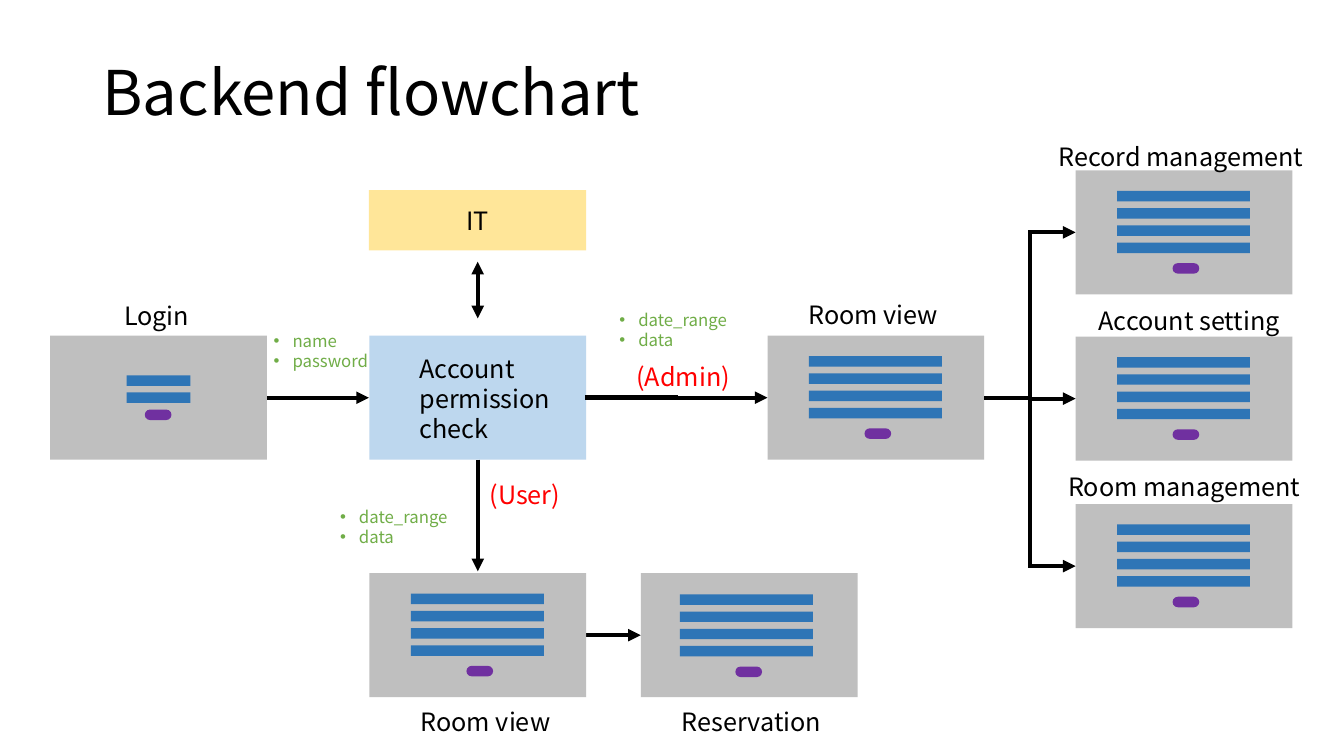
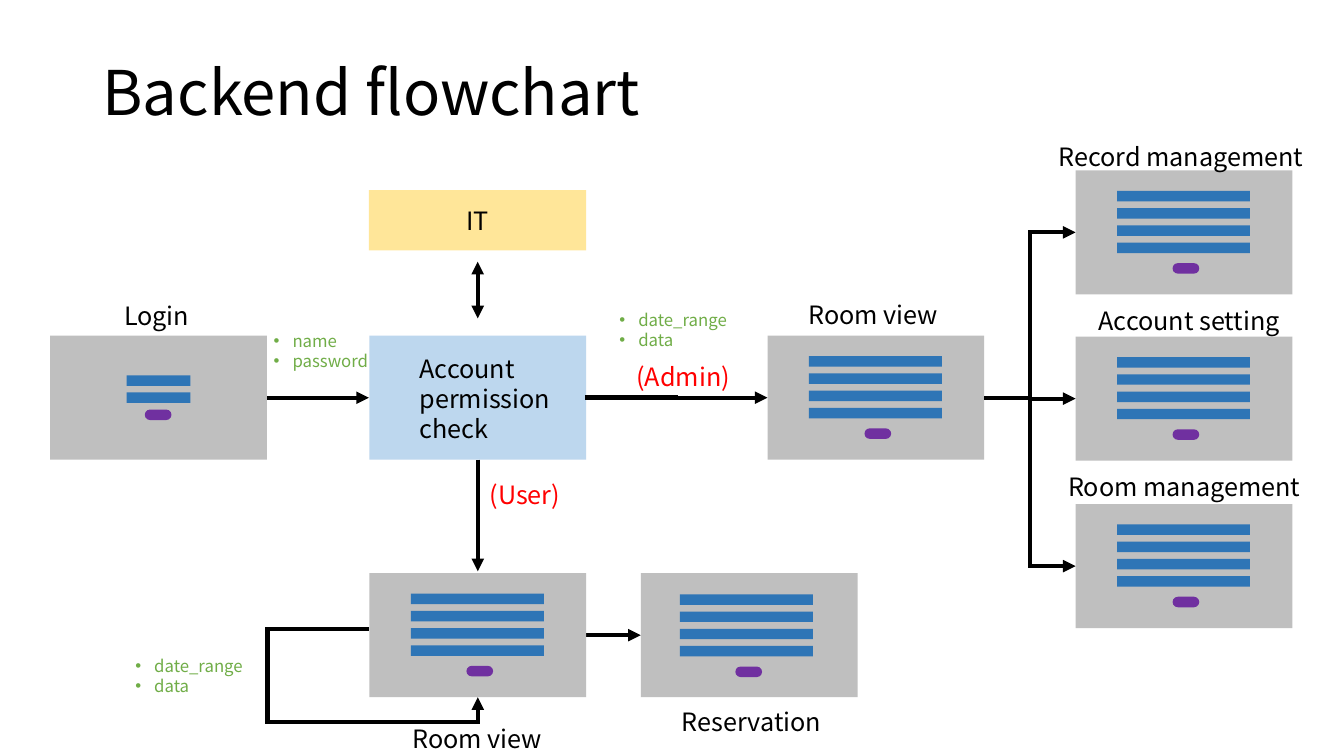
Before and after one commit to deternan/room_reservation, a slide deck: slide 2 of documents/room_reservation_v0.3.1.pptx. Drawn at 1344x756 pixels with LibreOffice and Linux fonts; fonts in the diff are those of the drawing. Boxes give left, top, right and bottom in pixels: in the first picture for what was removed or moved away, otherwise in the second. Text is boxed around its words. In the diff, an @@ line names an element or a change of style, - is before the commit and + after.

```diff
--- a/documents/room_reservation_v0.3.1.pptx
+++ b/documents/room_reservation_v0.3.1.pptx
@@ elbow arrow added from (369, 629) to (478, 698), #000000 3 pt @@
@@ text "date_range": place and size @@
-text "date_range" at <box>359,509,448,543</box>
+text "date_range" at <box>154,658,243,692</box>
@@ text "Room view" rewrapped from <box>421,711,550,732</box> to <box>413,722,542,749</box> @@
```
Also in this commit, not shown: 2 other slides changed.
